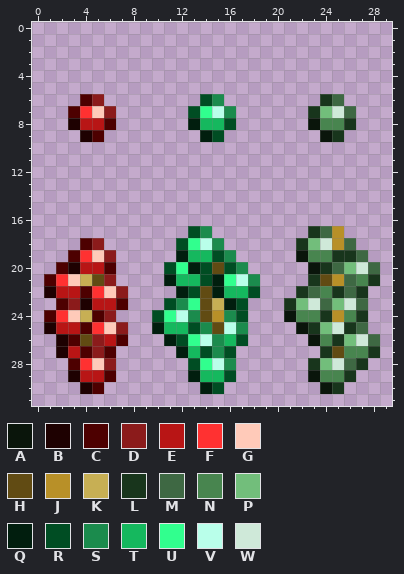
Pixel-art sprite -- Content/Items/Placeables/Furnature/VerletHangers/Decorations/SelenicJewelery.png. The first picture shows the starting point.
The file is 60x64 pixels, drawn in blocks of 2x2; one block is one cell here.
Palette (. is transparent): A #0a150b  B #1e0101  C #4d0000  D #8b1b1b  E #b81515  F #ff3131  G #ffcab9  H #614b13  J #b89028  K #c7af54  L #18351c  M #3e6843  N #48854f  P #72be7b  Q #011e0e  R #004d23  S #1b8b4d  T #15b85e  U #31ff8e  V #b9ffea  W #cfe9d9
Pixels before, first column x 1:
 6 ...CD........RS........LM...
 7 ..CFGD......RUVS......LPWM..
 8 ..BEEC......QTTR......ANNL..
 9 ...BC........QR........AL...
10 ............................
11 ............................
12 ............................
13 ............................
14 ............................
15 ............................
16 ............................
17 ............RS........LMJ...
18 ...CD......RUVS......LPWJM..
19 ..CFGD.....QTTRS.....ANNLLM.
20 .CBEEC....RUQRHRS.....ALMPWM
21 CFGKHD....QTTRQUVS....LHJMNL
22 BEECFGD....QRHQTTR...LMNLML.
23 .CDBEEC...RSUHKQR...LPWMPWM.
24 CFGKCD...RUVSHJSR...ANNLJNL.
25 BEECFGD..QTTRSHVS....ALPWLM.
26 .BCHDEC...QRUVSTR.....ANLPWM
27 .BECDC.....QTRSR.......LHNNL
28 ..CFGD......RUVS......LPWML.
29 ..BEEC......QTTR......ANNL..
30 ...BC........QR........AL...
After the commit:
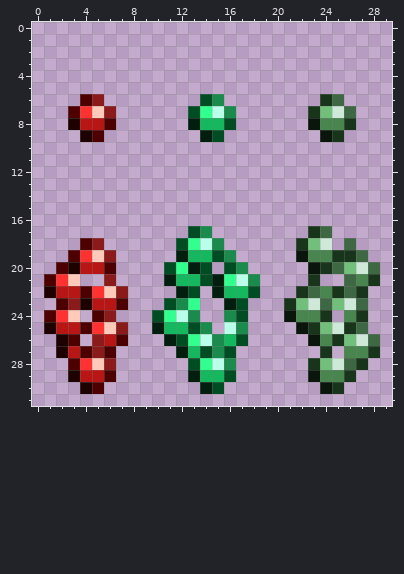
Diff:
Changed rows in their new state; - is an unchanged pixel.
first column x 4:
17 ---------------------.
18 ---------------------.
20 -----------.----------
21 ..------------------..
22 ----------.-----------
23 ----------..----------
24 .---------..---------.
25 -----------.----------
26 .---------------------
27 ---------------------.
